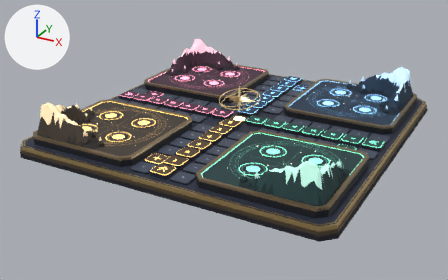
The glTF model public/models/atlas-board.glb as it was, and as the next commit left it.
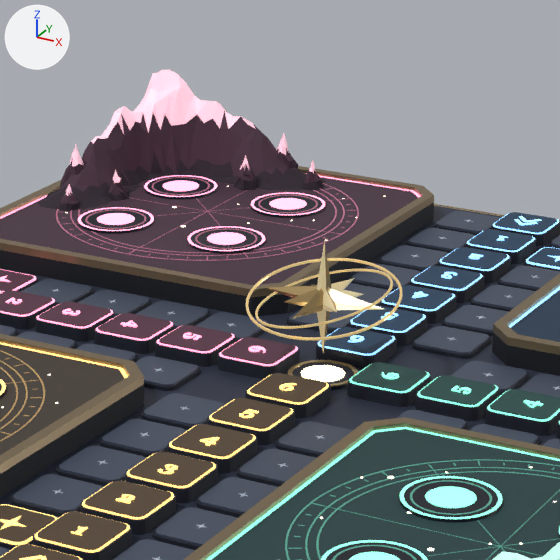
There are two pictures of each version: one whole from a 50 mm lens placed at (13.65, -26.47, 11.91), pointed at (-0.33, -1.06, -0.79), one close up on the part from 34% to 67% of the width and 7% to 60% of the height. The axes (+X, +Y, +Z) are drawn at upper left. The lights are the same throughout. The last two pictures show the newer version. Where no turn or scale is listed for an object, it has been applied to the vertices.

In view in the first close-up: 'hub_orbit1', 'hub_orbit2', 'hub_rose', 'stable_0_base', 'stable_0_floor', 'stable_0_foothills', 'stable_0_mountains', 'stable_0_rim', 'stable_2_floor', 'stable_2_rim', 'stable_3_base', 'stable_3_floor', 'stable_3_rim', 'table' and 206 more.
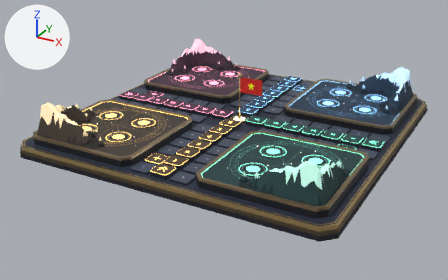
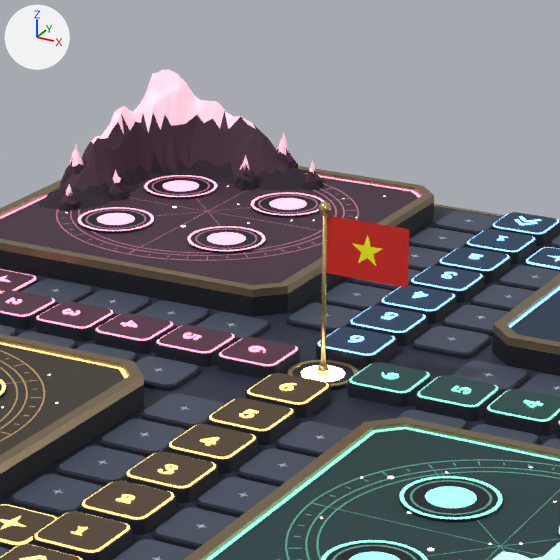
The change in detail:
Picture 'flag-vn' (img_flag_vn) is new.
Material 'flag' (mat_flag) is new.
Its texture is img_flag_vn.
Its roughness is 0.8.
Mesh me_hub_pole_collar is new.
It is a 24-sided cut cone along z (radius 0.09 at the low end, 0.06 at the high end) spanning x -0.09..0.09, y -0.09..0.09, z 0.068..0.188.
It uses material mat_gold (beige #d5b981).
Mesh me_hub_pole is new.
It has 40 vertices, 76 faces and spans x -0.04..0.04, y -0.04..0.04, z 0.07..2.35.
It uses material mat_gold (beige #d5b981).
Mesh me_hub_flag is new.
It has 425 vertices, 768 faces and spans x 0.035..1.235, y 0.0, z 1.51..2.31.
It uses material mat_flag (picture img_flag_vn).
Mesh me_hub_finial is new.
It is a UV sphere (20 segments, 12 rings, poles along z) spanning x -0.085..0.085, y -0.085..0.085, z 2.325..2.495.
It uses material mat_gold (beige #d5b981).
Object 'hub_orbit1' (ob_hub_orbit1) is deleted.
Object 'hub_orbit2' (ob_hub_orbit2) is deleted.
Object 'hub_rose' (ob_hub_rose) is deleted.
Object 'hub_pole_collar' (ob_hub_pole_collar) is new; it shows me_hub_pole_collar.
Its location is (0.0, 0.0, 0.0).
Object 'hub_pole' (ob_hub_pole) is new; it shows me_hub_pole.
Its location is (0.0, 0.0, 0.0).
Object 'hub_flag' (ob_hub_flag) is new; it shows me_hub_flag.
Its location is (0.0, 0.0, 0.0).
Object 'hub_finial' (ob_hub_finial) is new; it shows me_hub_finial.
Its location is (0.0, 0.0, 0.0).

Where the change shows, as pixel boxes [x1, y1, x2, y2] in the close-ups (560 x 560 px):
'hub_flag', added (red): after [326, 216, 409, 288]
'hub_rose', deleted: before [265, 240, 383, 353]
    faces in mat_rose_1 (beige #f9e8ba, glowing dark yellow #787058): [317, 240, 383, 351]
    faces in mat_rose__1 (brown #a48c5f): [265, 247, 337, 353]
'hub_orbit1', deleted: before [246, 258, 402, 340]
'hub_orbit2', deleted: before [255, 269, 393, 329]
'hub_pole', added (beige): after [321, 214, 327, 366]
'hub_finial', added: after [318, 201, 331, 214]
'hub_pole_collar', added: after [317, 364, 330, 376]
